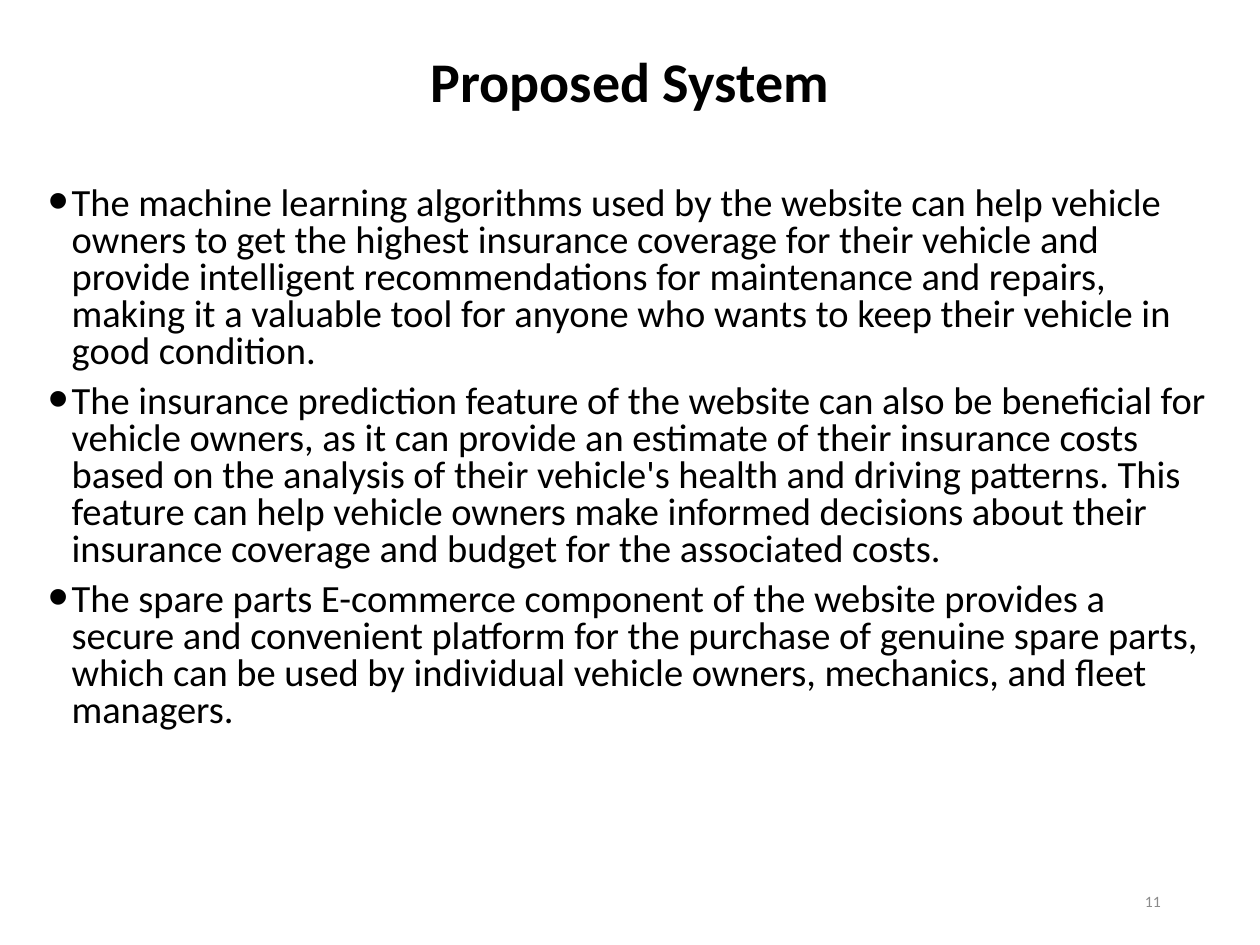
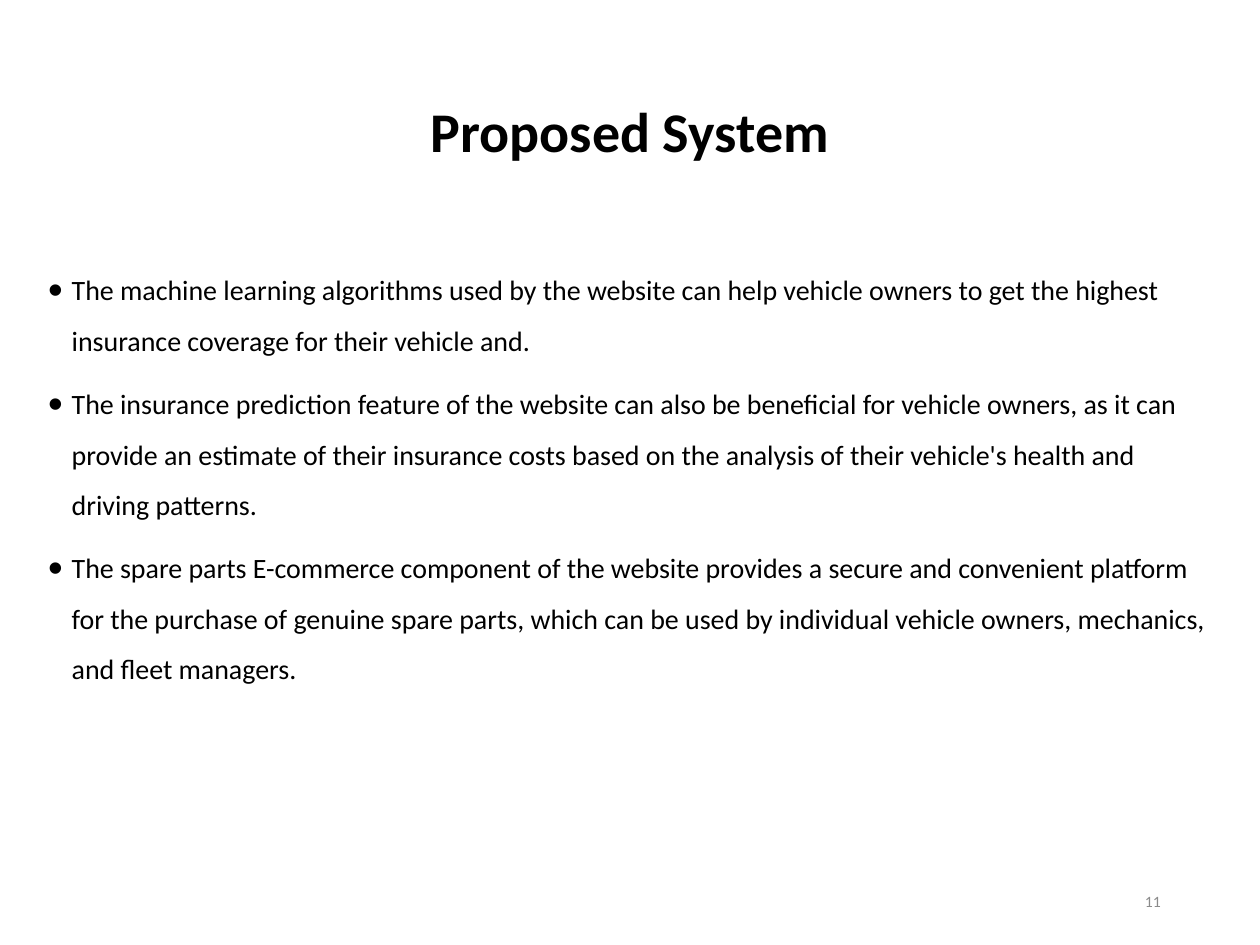
Before and after one commit to yuvrajsinghchauhan/Vehicle-Health-Analysis-and-Spare-Parts-E-Commerce, a slide deck: slide 11 of Review 2 ppt for Vehicle Health Analysis and Spare Parts E-Commerce.pptx. Drawn at 1260x945 pixels with LibreOffice and Linux fonts; fonts in the diff are those of the drawing. Boxes give left, top, right and bottom in pixels: in the first picture for what was removed or moved away, otherwise in the second. Text is boxed around its words. In the diff, an @@ line names an element or a change of style, - is before the commit and + after.

```diff
--- a/Review 2 ppt for Vehicle Health Analysis and Spare Parts E-Commerce.pptx
+++ b/Review 2 ppt for Vehicle Health Analysis and Spare Parts E-Commerce.pptx
@@ title "Proposed System": place and size @@
-title "Proposed System" at [430, 62, 829, 111]
+title "Proposed System" at [430, 112, 829, 161]
@@ text "The machine learning algorithms used ...": place and size @@
-text "The machine learning algorithms used ..." at [72, 189, 1206, 730]
+text "The machine learning algorithms used ..." at [72, 280, 1205, 684]
@@ text at [72, 280, 1176, 520]: text changed; size 22 to 16 pt @@
-• The machine learning algorithms used by the website can help vehicle owners to get the highest insurance coverage for their vehicle and provide intelligent recommendations for maintenance and repairs, making it a valuable tool for anyone who wants to keep their vehicle in good condition.
-• The insurance prediction feature of the website can also be beneficial for vehicle owners, as it can provide an estimate of their insurance costs based on the analysis of their vehicle's health and driving patterns. This feature can help vehicle owners make informed decisions about their insurance coverage and budget for the associated costs.
+• The machine learning algorithms used by the website can help vehicle owners to get the highest insurance coverage for their vehicle and.
+• The insurance prediction feature of the website can also be beneficial for vehicle owners, as it can provide an estimate of their insurance costs based on the analysis of their vehicle's health and driving patterns.
@@ text at [72, 558, 1205, 684]: size 22 to 16 pt in "The spare parts E-commerce component of the ..."; line spacing 0.8 to 1.5 @@
```
Also in this commit, not shown: 8 other slides changed, 2 other files.
